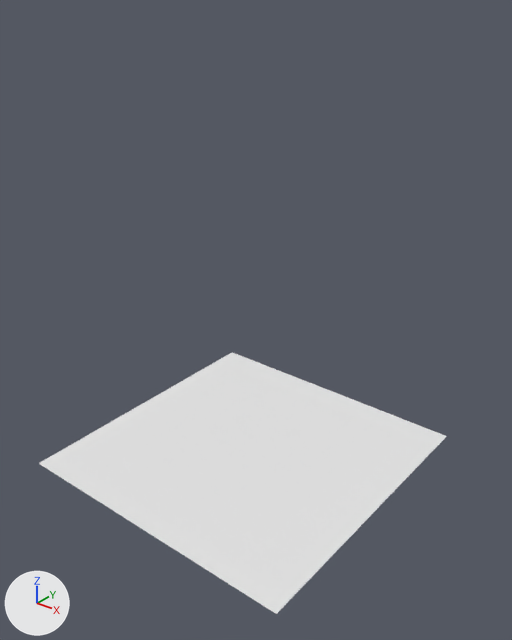
One commit to the Blender file frontend/public/assets/field.blend: the scene before it, then after it.
The view is the same before and after, from a 50 mm lens placed at (25.5, -21.1, 29.4), pointed at (-3.4, 15.1, 7.0). Arrows for +X, +Y and +Z are at lower left; the lights stay in place. The same objects are shown in both versions, whatever each file hides.

Script lines for the objects in view, before the commit:
```python
me_plane_001 = bpy.data.meshes.new('Plane.001')
me_plane_001.from_pydata([(-1.0, -1.0, 0.0), (1.0, -1.0, 0.0), (-1.0, 1.0, 0.0), (1.0, 1.0, 0.0)], [], [(0, 1, 3, 2)])
ob_plane = bpy.data.objects.new('Plane', me_plane_001)
ob_plane.location = (0.0, 10.0, 0.0)
ob_plane.scale = (10.0, 10.0, 10.0)
```
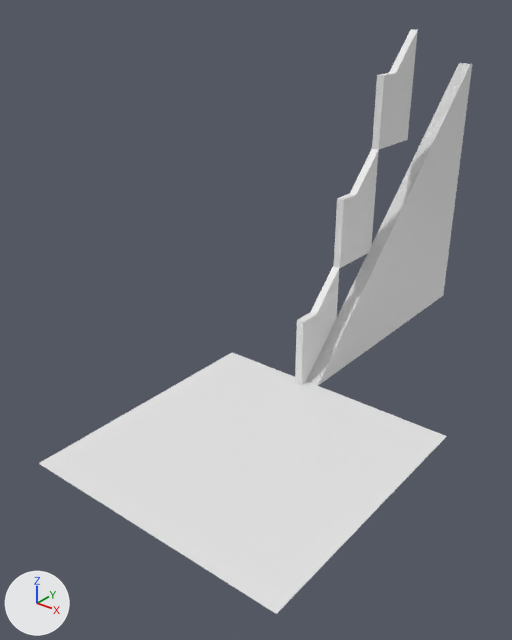
The newer file is also rescaled (x3.278), turned or shifted as a whole; pictures and numbers use the older file's frame.

What changed in the scene script:
```text
Add me_cube_017:
    me_cube_017.from_pydata([(-1.0, -3.4, -6.4), (-1.0, 7.7, -6.4), (-1.0, 7.7, 13.4), (1.0, -3.4, -6.4), (1.0, 7.7, -6.4), (-1.0, -3.4, 6.5), (-1.0, 0.8, 6.5), (-1.0, 4.3, 10.0), (1.0, 7.7, 13.4), (1.0, 4.3, 10.0), (1.0, 0.8, 6.5), (1.0, -3.4, 6.5)], [], [(1, 2, 8, 4), (0, 5, 6, 7, 2, 1), (1, 4, 3, 0), (4, 8, 9, 10, 11, 3), (8, 2, 7, 9), (9, 7, 6, 10), (10, 6, 5, 11), (5, 0, 3, 11)])
Add me_cube_007:
    me_cube_007.from_pydata(...)  # 2020 vertices, 1012 faces; spans x -0.26..0.26, y -0.86..0.89, z -0.86..0.86
Add ob_cube_009:
    ob_cube_009 = bpy.data.objects.new('Cube.009', me_cube_017)
    ob_cube_009.location = (-2.37, 30.36, 19.82)
    ob_cube_009.scale = (0.305, 0.43, 0.43)
Add ob_cube_008:
    ob_cube_008 = bpy.data.objects.new('Cube.008', me_cube_017.copy())
    ob_cube_008.location = (-2.37, 25.56, 11.29)
    ob_cube_008.scale = (0.305, 0.43, 0.43)
Add ob_cube_007:
    ob_cube_007 = bpy.data.objects.new('Cube.007', me_cube_017.copy())
    ob_cube_007.location = (-2.44, 20.76, 2.76)
    ob_cube_007.scale = (0.305, 0.43, 0.43)
Add ob_cube_005:
    ob_cube_005 = bpy.data.objects.new('Cube.005', me_cube_007)
    ob_cube_005.location = (-1.58, 31.19, 11.19)
    ob_cube_005.scale = (2.14, 13.0, 13.0)
```

What differs and where, as boxes [x1, y1, x2, y2] in the pictures (512 x 640 px):
'Cube.005', added: after [307, 63, 472, 386]
'Cube.009', added: after [372, 29, 418, 150]
'Cube.008', added: after [334, 149, 379, 268]
'Cube.007', added: after [295, 266, 339, 385]
